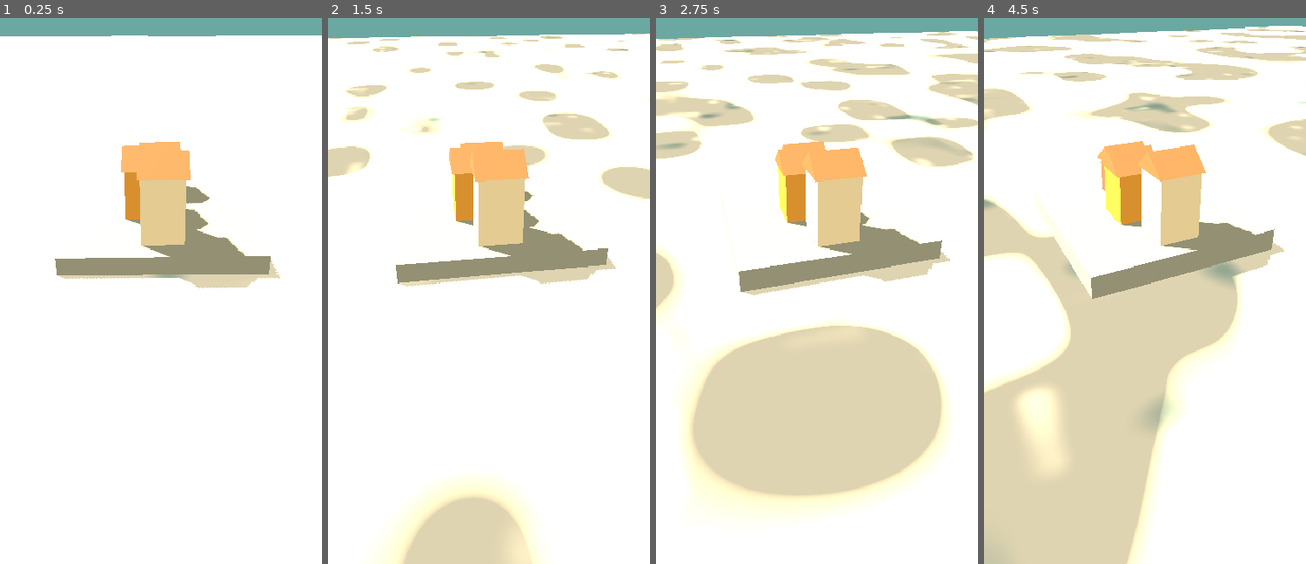
Above: before the commit, frames 1-4 (left to right).
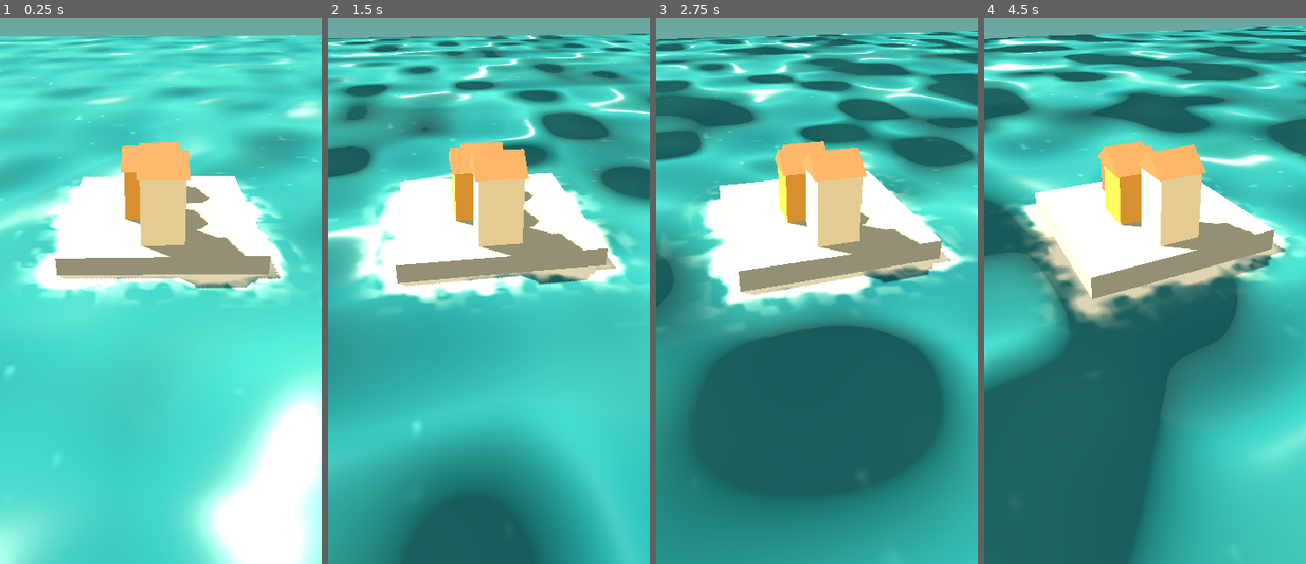
Above: after the commit, the same moments.

Repository: aeiouvcode/tidemill
Game: Godot game, scene res://main.tscn
Two runs of this game, one before a commit and one after it. Both use one fixed random seed, a clock stepped at 60 frames per second and the inputs below.
Inputs:
- Up to frame 1 (0.25 s): no input
- Up to frame 2 (1.5 s): no input
- Up to frame 3 (2.75 s): no input
- Up to frame 4 (4.5 s): no input

The runs differ from the first frame. In frame 1, 77% of the frame differs, in the area x 0-100%, y 3-100%; in frame 2, 82%; in frame 3, 82%; in frame 4, 83%, in the area x 0-100%, y 1-100%.

Commit message:
Water-first: SDF foam shader + exposure pass
Adjusted foam width and sparkle strength for water shader. Implemented shore-SDF foam effect based on distance from platform edge.

Diff:
--- a/godot/shaders/water.gdshader
+++ b/godot/shaders/water.gdshader
@@ -4,11 +4,11 @@
 uniform vec4 deep_color : source_color = vec4(0.075, 0.36, 0.42, 1.0);
 uniform vec4 shallow_color : source_color = vec4(0.23, 0.57, 0.57, 1.0);
 uniform vec4 foam_color : source_color = vec4(0.94, 0.94, 0.88, 1.0);
-uniform float foam_width = 0.9;
+uniform float foam_width = 0.85;
 uniform float wave_scale = 0.35;
 uniform float wave_speed = 0.6;
-uniform float sparkle_strength = 0.35;
-uniform sampler2D depth_texture : hint_depth_texture, filter_linear;
+uniform float sparkle_strength = 0.12;
+uniform vec4 island_rect = vec4(-3.5, -3.5, 3.5, 3.5); // xz bounds of the platform
 
 float hash(vec2 p){ return fract(sin(dot(p, vec2(127.1, 311.7))) * 43758.5453); }
 float vnoise(vec2 p){
@@ -16,9 +16,17 @@
 	return mix(mix(hash(i), hash(i+vec2(1,0)), u.x), mix(hash(i+vec2(0,1)), hash(i+vec2(1,1)), u.x), u.y);
 }
 
+varying vec2 world_xz;
+
 void vertex(){
 	// gentle swell so the shoreline laps
 	VERTEX.y += 0.05 * sin(VERTEX.x * 0.28 + TIME * 0.9) + 0.04 * sin(VERTEX.z * 0.24 + TIME * 1.15);
+	world_xz = (MODEL_MATRIX * vec4(VERTEX, 1.0)).xz;
+}
+
+float sd_box(vec2 p, vec2 c, vec2 b){
+	vec2 d = abs(p - c) - b;
+	return length(max(d, vec2(0.0))) + min(max(d.x, d.y), 0.0);
 }
 
 void fragment(){
@@ -35,21 +43,21 @@
 	ROUGHNESS = 0.35;
 	SPECULAR = 0.6;
 
-	// depth-based shoreline foam
-	float depth = texture(depth_texture, SCREEN_UV).r;
-	vec3 ndc = vec3(SCREEN_UV * 2.0 - 1.0, depth);
-	vec4 view_pos = INV_PROJECTION_MATRIX * vec4(ndc, 1.0);
-	view_pos.xyz /= view_pos.w;
-	float scene_depth = -view_pos.z;
-	float frag_depth = -VERTEX.z;
-	float diff = scene_depth - frag_depth;
-	float foam_line = 1.0 - smoothstep(0.0, foam_width, diff);
-	// break the foam up with noise + time
-	float foam_n = vnoise(p * 2.3 + vec2(TIME * 0.9, -TIME * 0.6));
-	foam_line *= smoothstep(0.25, 0.75, foam_n + foam_line * 0.5);
-	ALBEDO = mix(ALBEDO, foam_color.rgb, clamp(foam_line, 0.0, 1.0));
+	// shore-SDF foam: distance from the platform edge, lapping with the swell
+	vec2 shore_c = (island_rect.xy + island_rect.zw) * 0.5;
+	vec2 shore_b = (island_rect.zw - island_rect.xy) * 0.5;
+	float d_shore = sd_box(world_xz, shore_c, shore_b);
+	d_shore += (vnoise(world_xz * 2.1 + vec2(TIME * 0.4, TIME * 0.3)) - 0.5) * 0.55;
+	d_shore += 0.18 * sin(TIME * 1.1 + world_xz.x * 1.7 + world_xz.y * 1.3);
+	float foam_line = 1.0 - smoothstep(0.0, foam_width, d_shore);
+	float foam_n = vnoise(world_xz * 3.4 + vec2(TIME * 0.9, -TIME * 0.6));
+	foam_line *= smoothstep(0.18, 0.62, foam_n + foam_line * 0.55);
+	// second thin wash line just outside the main one
+	float wash = (1.0 - smoothstep(0.0, foam_width * 2.2, d_shore)) * 0.35;
+	wash *= smoothstep(0.35, 0.7, vnoise(world_xz * 2.2 - vec2(TIME * 0.5, TIME * 0.4)));
+	ALBEDO = mix(ALBEDO, foam_color.rgb, clamp(foam_line + wash, 0.0, 1.0));
 
 	// sun sparkle
-	float sp = pow(max(0.0, vnoise(p * 3.1 + vec2(-TIME * 1.3, TIME)) - 0.72) * 3.5, 2.0);
+	float sp = pow(max(0.0, vnoise(p * 6.4 + vec2(-TIME * 1.3, TIME)) - 0.86) * 7.0, 3.0);
 	ALBEDO += vec3(1.0, 0.95, 0.8) * sp * sparkle_strength;
 }
